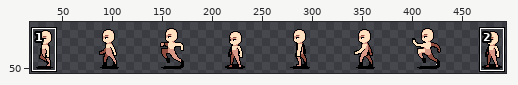
A sprite sheet gets an edit: public/assets/Characters/Human/Inworld/Move/West/sheet.png. The picture above shows the old version from afar; the outline marks the close-up.
Close-up. Earlier state:
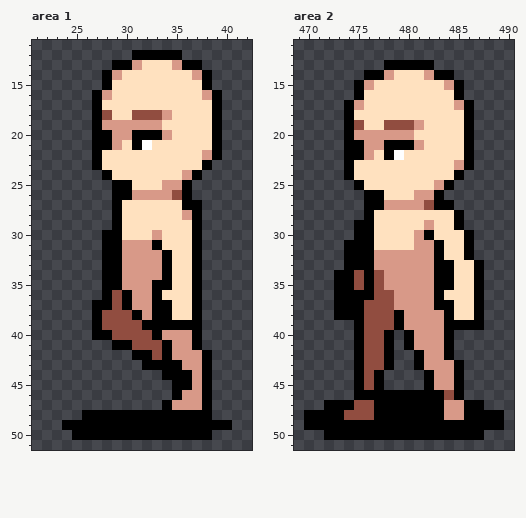
The file is 512x64 pixels. Shown: area 1: x 21..42, y 11..51; area 2: x 469..490, y 11..51. The wide view leaves out empty margins. The commit also changed other parts of the picture, which this record leaves out.
After the commit:
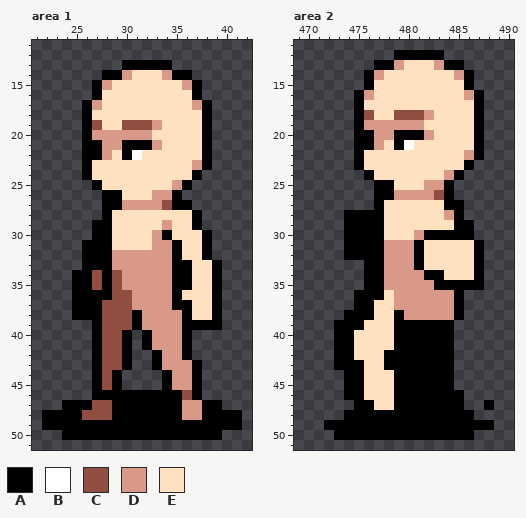
Palette (. is transparent): A #000000  B #ffffff  C #914d40  D #d89988  E #ffe1bf
The edit:
Area 1:
y 12: x 31..35 AAAAA -> .....
y 13: x 29 A -> .; x 31..37 DEEEDAA -> AAAA...
y 14: x 29..30 DE -> AD; x 34..38 EEEDA -> DAA..
y 15: x 27..28 .A -> AD; x 36..38 EEA -> DA.
y 16: x 28 D -> E; x 37..39 EDA -> A..
y 17: x 26..27 .A -> AD; x 37..39 EEA -> DA.
y 18: x 26..28 .AC -> AEE; x 31..34 CCCD -> EEEE; x 38..39 EA -> A.
y 19: x 26..32 .ADDDDD -> ACEECCC; x 38..39 EA -> A.
y 20: x 26..28 .AA -> ADD; x 31..34 AAAD -> DDEE; x 38..39 EA -> A.
y 21: x 26 . -> A; x 28 A -> D; x 30 E -> A; x 32..33 BE -> AD; x 38..39 EA -> A.
y 22: x 26 . -> A; x 28 E -> D; x 30..31 EE -> AB; x 38..39 DA -> A.
y 23: x 26..27 .A -> AE; x 37 E -> D
y 24: x 26..28 ..A -> AEE; x 36 D -> E
y 25: x 27..30 ..AA -> AEEE; x 34 D -> E
y 26: x 28 . -> A; x 30..32 ADD -> EEE; x 35..36 CA -> A.
y 27: x 28 . -> A; x 30..35 EEEEEE -> DDDDCA; x 37 A -> .
y 28: x 28..29 .A -> AE; x 36 D -> E
y 29: x 27..29 ..A -> AAE; x 34 E -> D
y 30: x 27 . -> A; x 29 A -> E; x 34 E -> A; x 37..38 A. -> EA
y 31: x 26..27 .. -> AA; x 29..35 ADDDAEE -> EEEEDDA; x 37..38 A. -> EA
y 32: x 26..27 .. -> AA; x 29 A -> D; x 34..35 AE -> DA; x 37..38 A. -> EA
y 33: x 26..27 .. -> AA; x 29 A -> D; x 34..39 AEEA.. -> DAAEEA
y 34: x 25..27 ... -> AAC; x 29 A -> C; x 34..39 AEEA.. -> DAAEEA
y 35: x 25..27 ... -> AAC; x 29 A -> C; x 33..39 AAEEA.. -> DDAAEEA
y 36: x 25..27 ... -> AAA; x 30 A -> C; x 33..35 AEE -> DDA; x 37..39 A.. -> EEA
y 37: x 25..26 .. -> AA; x 28 A -> C; x 30 A -> C; x 33..39 AAEEA.. -> DDAAEEA
y 38: x 25..26 .. -> AA; x 33..39 AAEEA.. -> DDDAEEA
y 39: x 31..35 CAAAA -> ADDDD; x 38..39 .. -> AA
y 40: x 28 A -> C; x 30..33 CCCA -> A.AD; x 36..37 DA -> A.
y 41: x 27..29 ..A -> ACC; x 31..34 CCCA -> .ADD; x 36..37 DA -> A.
y 42: x 27..34 ....AACA -> ACCA..AD; x 36..38 DDA -> A..
y 43: x 27..30 .... -> ACCA; x 32 A -> .; x 34..35 AA -> DD; x 37..38 DA -> A.
y 44: x 27..29 ... -> ACA; x 35..38 AADA -> DDA.
y 45: x 27..29 ... -> ACA; x 34..38 .AADA -> ADDA.
y 46: x 27..34 ........ -> AAAAAAAA; x 36..38 DDA -> CA.
y 47: x 24..33 .......... -> AAACCAAAAA; x 35 D -> A; x 39 . -> A
y 48: x 22..28 ....AAA -> AAAACCC; x 36..37 AA -> DD; x 39..41 ... -> AAA
y 49: x 22..23 .. -> AA; x 41 . -> A
y 50: x 24 . -> A; x 39 . -> A
Area 2:
y 12: x 479..483 ..... -> AAAAA
y 13: x 477 . -> A; x 479..485 AAAA... -> DEEEDAA
y 14: x 477..478 AD -> DE; x 482..486 DAA.. -> EEEDA
y 15: x 475..476 AD -> .A; x 484..486 DA. -> EEA
y 16: x 476 E -> D; x 485..487 A.. -> EDA
y 17: x 474..475 AD -> .A; x 485..487 DA. -> EEA
y 18: x 474..476 AEE -> .AC; x 479..482 EEEE -> CCCD; x 486..487 A. -> EA
y 19: x 474..480 ACEECCC -> .ADDDDD; x 486..487 A. -> EA
y 20: x 474..476 ADD -> .AA; x 479..482 DDEE -> AAAD; x 486..487 A. -> EA
y 21: x 474 A -> .; x 476 D -> A; x 478 A -> E; x 480..481 AD -> BE; x 486..487 A. -> EA
y 22: x 474 A -> .; x 476 D -> E; x 478..479 AB -> EE; x 486..487 A. -> DA
y 23: x 474..475 AE -> .A; x 485 D -> E
y 24: x 474..476 AEE -> ..A; x 484 E -> D
y 25: x 475..478 AEEE -> ..AA; x 482 E -> D
y 26: x 476 A -> .; x 478..480 EEE -> ADD; x 483..484 A. -> CA
y 27: x 476 A -> .; x 478..483 DDDDCA -> EEEEEE; x 485 . -> A
y 28: x 474..475 .. -> AA; x 477 E -> A; x 484 E -> D
y 29: x 474 . -> A; x 477 E -> A; x 482 D -> E; x 486 . -> A
y 30: x 474 . -> A; x 477 E -> A; x 483..485 EEE -> AAA
y 31: x 477..483 EEEEDDA -> ADDDAEE; x 486..487 A. -> EA
y 32: x 477 D -> A; x 481..483 DDA -> AEE; x 486..487 A. -> EA
y 33: x 474..475 AA -> ..; x 477 D -> A; x 481..484 DDAA -> AEEE
y 34: x 473..475 AAC -> ...; x 477 C -> A; x 482 D -> A; x 484 A -> E
y 35: x 473..475 AAC -> ...; x 477 C -> A; x 485..486 EE -> AA
y 36: x 473..474 AA -> ..; x 477..478 CC -> AE; x 483..487 AEEEA -> DDA..
y 37: x 473..474 AA -> ..; x 476..478 CCC -> AEE; x 483..487 AAEEA -> DDA..
y 38: x 473 A -> .; x 476..478 CCC -> AEE; x 484..487 AEEA -> DA..
y 39: x 473..474 .. -> AA; x 476..478 CCC -> EEE; x 480..483 DDDD -> AAAA; x 485..487 AAA -> ...
y 40..41: x 473..479 ..ACCA. -> AAEEEEA; x 481..483 DDD -> AAA
y 42: x 473..477 ..ACC -> AAEEE; x 479..480 .. -> AA; x 482..483 DD -> AA
y 43: x 473..474 .. -> AA; x 476..477 CC -> EE; x 479..480 .. -> AA; x 482..485 DDDA -> AAA.
y 44..45: x 474 . -> A; x 476..481 CA.... -> EEEAAA; x 483..485 DDA -> AA.
y 46: x 474 . -> A; x 476..478 AAA -> EEE; x 484 C -> A
y 47: x 472..478 AAACCAA -> ...AAEE; x 484..488 DDAA. -> AA..A
y 48: x 470..476 AAAACCC -> ....AAA; x 484..485 DD -> AA; x 487..489 AAA -> ...
y 49: x 470..471 AA -> ..; x 489 A -> .
y 50: x 472 A -> .; x 487 A -> .
Changed places in both close-ups, as pixel boxes (x1, y1, x2, y2):
changed: (42, 50, 242, 440)
changed: (304, 50, 504, 440)
